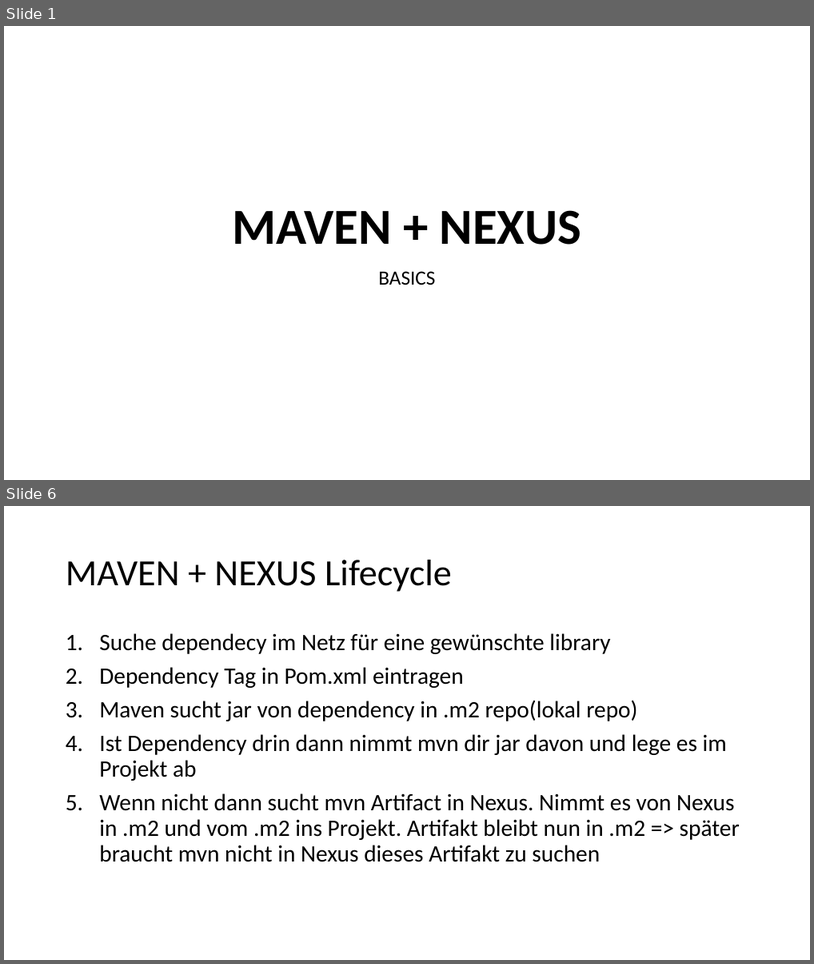
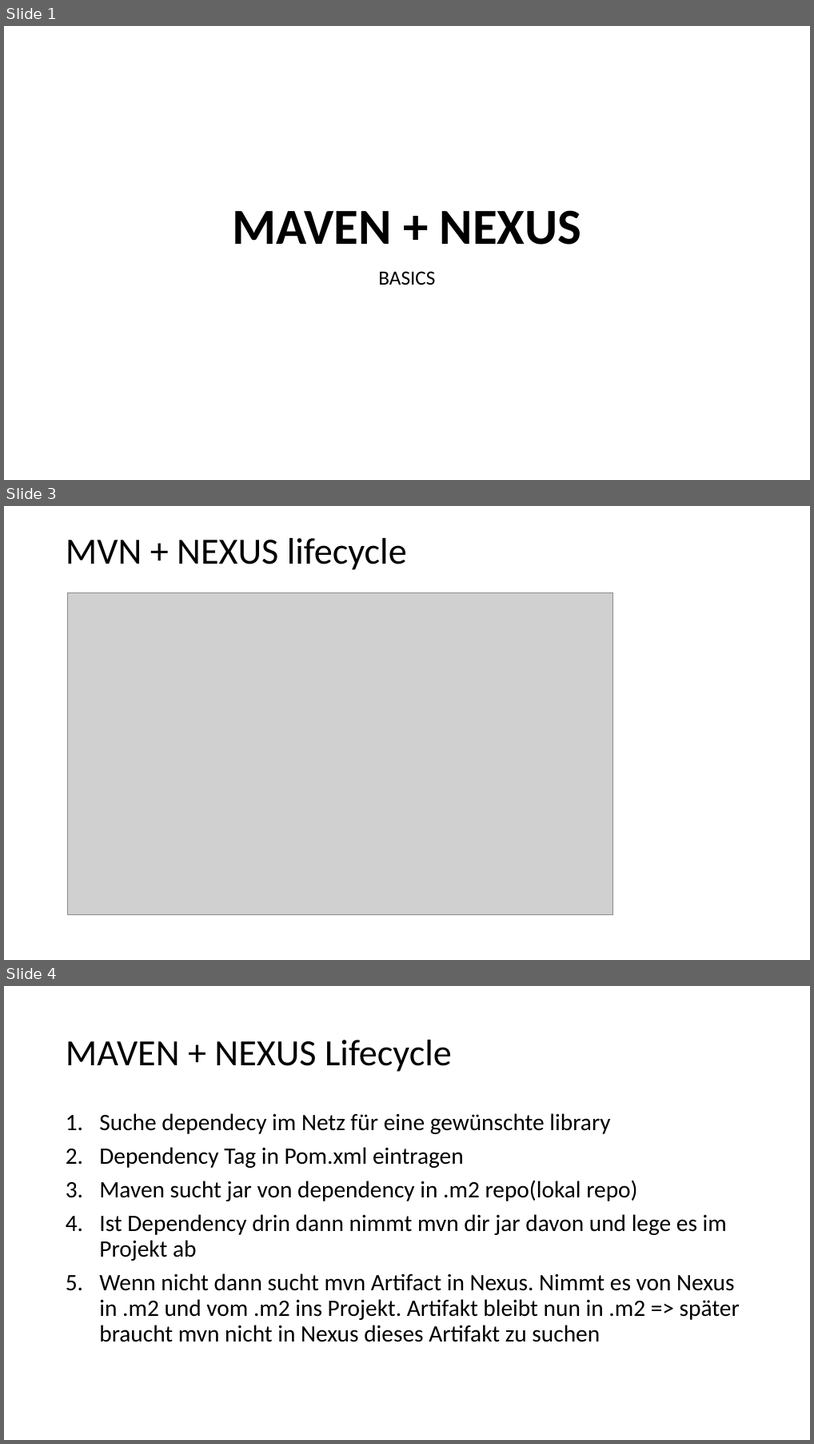
Before and after one commit to cedrica/schulung, a slide deck: MAVEN.pptx. Shown one above the other, each under a label of ours: slides 1 and 6 before the commit, slides 1, 3 and 4 after it; the slides between them are not shown. The pictures are 814x964 and 814x1444 pixels, drawn with LibreOffice and Linux fonts; fonts in the diff are those of the drawing; grey boxes stand for pictures. Boxes give left, top, right and bottom in pixels: in the first picture for what was removed or moved away, otherwise in the second. Text is boxed around its words. In the diff, an @@ line names an element or a change of style, - is before the commit and + after.

```diff
--- a/MAVEN.pptx
+++ b/MAVEN.pptx
@@ slide 3 added at (4, 506, 810, 960), background #FFFFFF @@
@@ title added at (66, 538, 407, 570), 44 pt, text #000000 @@
+MVN + NEXUS lifecycle
@@ picture added at (67, 593, 614, 915) @@
@@ what was slide 6 is now slide 4 @@
```
Also in this commit, not shown: 3 slides changed, 4 other slides added, 4 slides removed, 16 other files.
